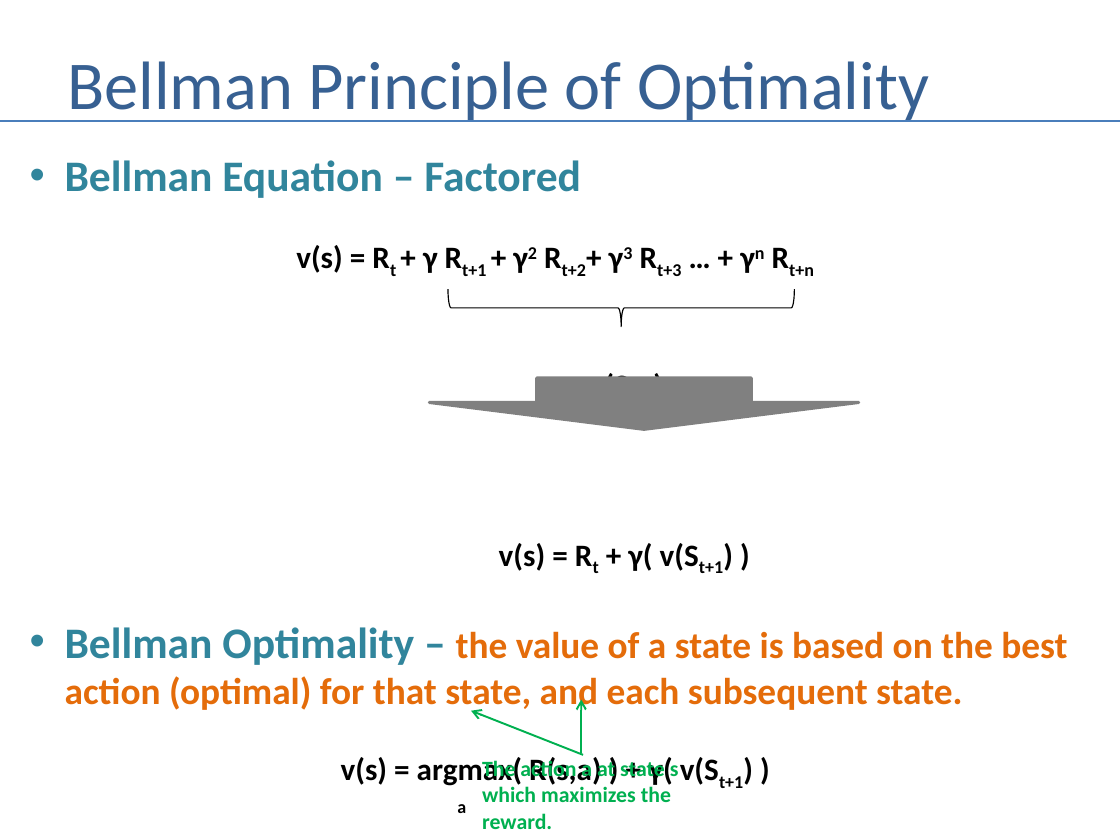
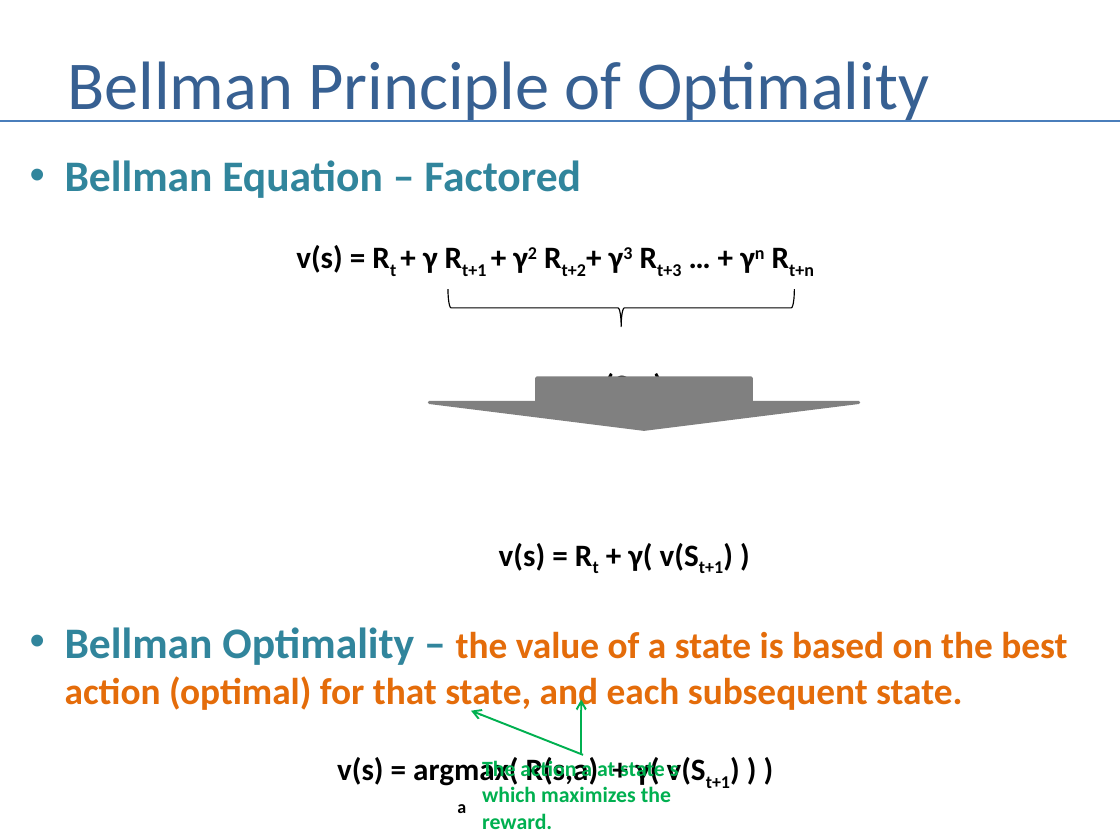
Before and after one commit to andrewferlitsch/Portland-Data-Science-Group, a slide deck: slide 7 of Presentations/AI - Bellman Intro.pptx. Drawn at 1120x840 pixels with LibreOffice and Linux fonts; fonts in the diff are those of the drawing. Boxes give left, top, right and bottom in pixels: in the first picture for what was removed or moved away, otherwise in the second. Text is boxed around its words. In the diff, an @@ line names an element or a change of style, - is before the commit and + after.

Commit message:
more fine tune bellman pres

```diff
--- a/Presentations/AI - Bellman Intro.pptx
+++ b/Presentations/AI - Bellman Intro.pptx
@@ text at (337, 754, 730, 788): text changed @@
-v(s) = argmax( R(s,a) ) + γ( v(St+1) )
+v(s) = argmax( R(s,a) + γ( v(St+1) ) )
```
Also in this commit, not shown: 1 other slide changed.
